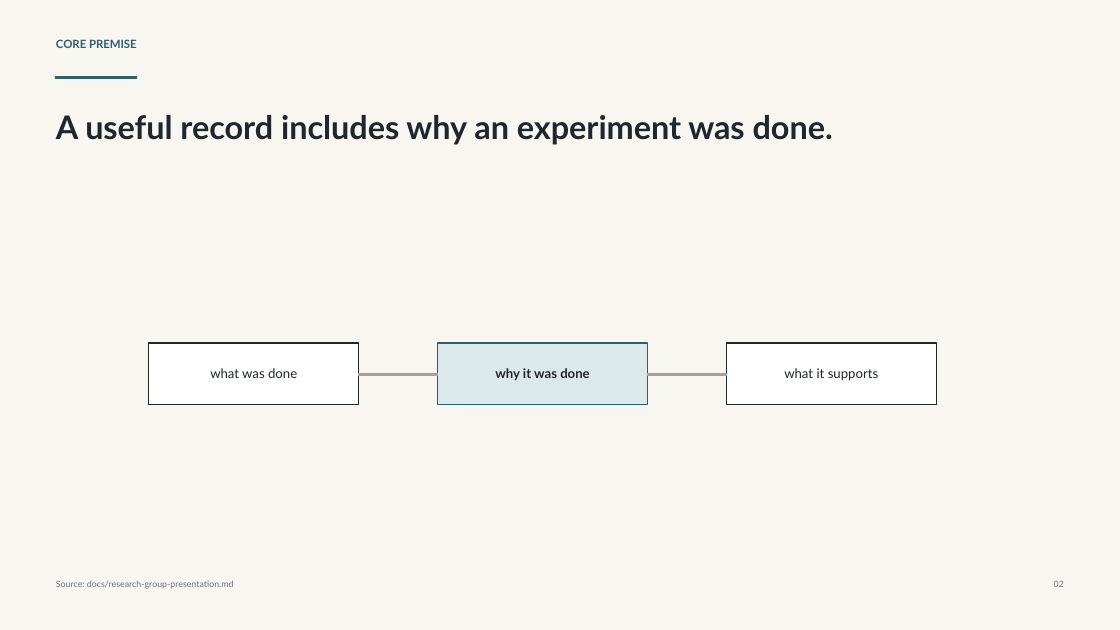
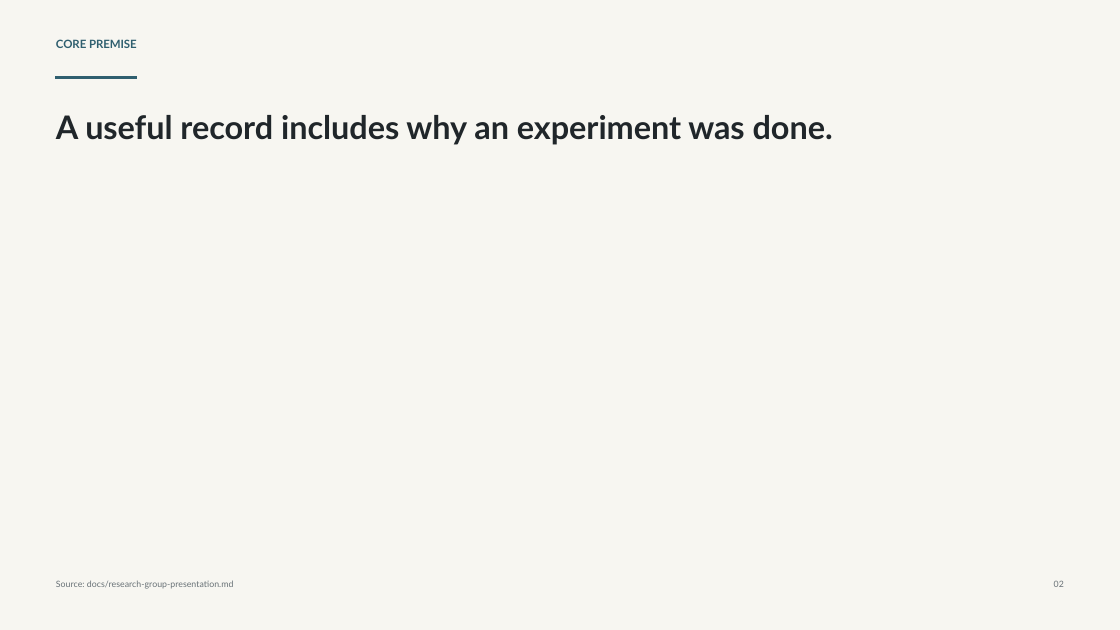
Before and after one commit to SamuelBrudner/lab-tracker, a slide deck: slide 2 of outputs/019e93bf-5861-7ba2-af6a-d3677b8793cd/presentations/lab-tracker-research-group/output/lab-tracker-research-group-presentation.pptx. Drawn at 1120x630 pixels with LibreOffice and Linux fonts; fonts in the diff are those of the drawing. Boxes give left, top, right and bottom in pixels: in the first picture for what was removed or moved away, otherwise in the second. Text is boxed around its words. In the diff, an @@ line names an element or a change of style, - is before the commit and + after.

```diff
--- a/outputs/019e93bf-5861-7ba2-af6a-d3677b8793cd/presentations/lab-tracker-research-group/output/lab-tracker-research-group-presentation.pptx
+++ b/outputs/019e93bf-5861-7ba2-af6a-d3677b8793cd/presentations/lab-tracker-research-group/output/lab-tracker-research-group-presentation.pptx
@@ rectangle removed at [149,343,359,404] @@
@@ rectangle removed at [438,343,648,404] @@
@@ rectangle removed at [727,343,937,404] @@
@@ text removed at [210,368,297,378] @@
-what was done
@@ rectangle removed at [359,374,438,376] @@
@@ text removed at [495,368,590,380] @@
-why it was done
@@ rectangle removed at [648,374,727,376] @@
@@ text removed at [784,368,878,381] @@
-what it supports
```
Also in this commit, not shown: 1 other slide changed, 8 other files.
